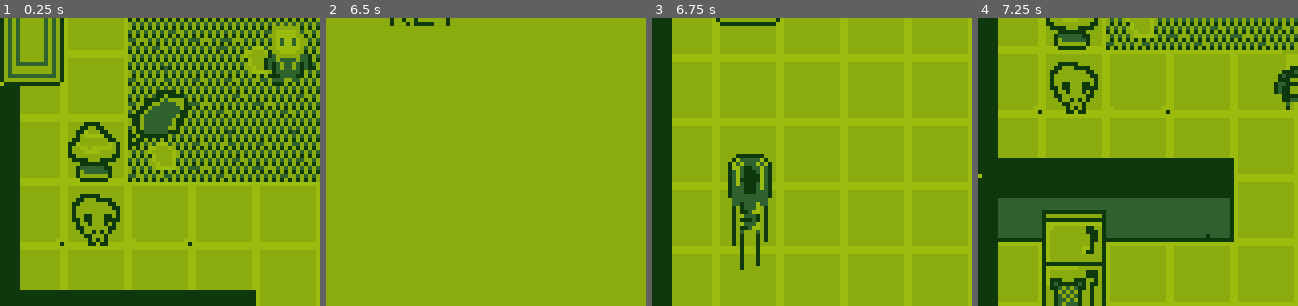
Above: before the commit, frames 1-4 (left to right).
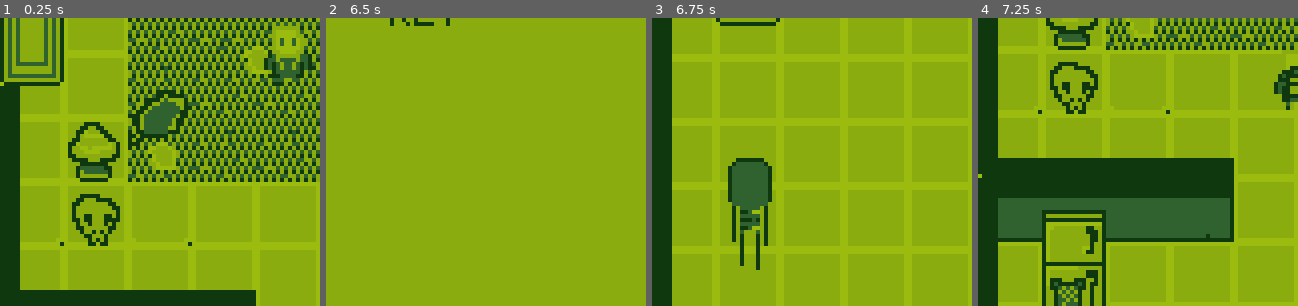
Above: after the commit, the same moments.

Repository: Ewen-C/Just_Borrowing
Game: Godot game, scene res://scenes/main.tscn
Two runs of this game, one before a commit and one after it. Both use one fixed random seed, a clock stepped at 60 frames per second and the inputs below.
Inputs:
- Up to frame 1 (0.25 s): no input
- Up to frame 2 (6.5 s): tap Enter at 0.5 s; hold Right (move_right) 0.53-1.28 s; tap J (action_a) every 1.5 s from 0.6 to 5.1 s; tap Ctrl (action_start) at 1.25, 1.35, 2.85, 3.5, 4.35, 5, 5.85 s; hold S (move_down) 1.28-2.03 s; hold Right (move_right) 2.03-2.78 s; hold Up (move_up) 2.78-3.53 s; hold Left (move_left) 3.53-5.03 s; hold S (move_down) 5.03-5.78 s; hold Right (move_right) from 5.78 s (still down)
- Up to frame 3 (6.75 s): tap Ctrl (action_start) at 6.5 s; release Right (move_right) at 6.53 s; hold Up (move_up) from 6.53 s (still down); tap J (action_a) at 6.6 s
- Up to frame 4 (7.25 s): keep holding Up (move_up)
The pictures show only the part of the screen within x 0-50%, y 49-99%; the shares and areas given below are measured in that part.

Frames 1-2 are identical in both runs. In frame 3, 1.2% of the frame differs, in the area x 23-38%, y 47-88%; in frame 4, nothing differs.

Commit message:
Fixed enemy walk animation, added logo

Diff:
--- a/project.godot
+++ b/project.godot
@@ -10,14 +10,15 @@
 
 [application]
 
-config/name="Monster's Dinner"
-config/description="Nom nom nom"
-config/version="0.1"
+config/name="Just Borrowing"
+config/version="0.5"
 run/main_scene="res://scenes/main.tscn"
 config/features=PackedStringArray("4.3", "GL Compatibility")
 run/max_fps=30
 boot_splash/bg_color=Color(0.12549, 0.223529, 0.105882, 1)
-config/icon="res://assets/game_icon/icon.svg"
+boot_splash/image="res://assets/sprites/Pictures/logo.png"
+boot_splash/use_filter=false
+config/icon="res://assets/sprites/Pictures/logo.png"
 
 [autoload]
 
--- a/scenes/enemy.tscn
+++ b/scenes/enemy.tscn
@@ -43,17 +43,17 @@
 atlas = ExtResource("1_xkmif")
 region = Rect2(32, 32, 16, 32)
 
-[sub_resource type="AtlasTexture" id="AtlasTexture_y3upy"]
+[sub_resource type="AtlasTexture" id="AtlasTexture_a7fes"]
 atlas = ExtResource("1_xkmif")
-region = Rect2(0, 62, 16, 31)
+region = Rect2(0, 64, 16, 32)
 
-[sub_resource type="AtlasTexture" id="AtlasTexture_8xlcd"]
+[sub_resource type="AtlasTexture" id="AtlasTexture_22xvj"]
 atlas = ExtResource("1_xkmif")
-region = Rect2(16, 62, 16, 31)
+region = Rect2(16, 64, 16, 32)
 
-[sub_resource type="AtlasTexture" id="AtlasTexture_ud304"]
+[sub_resource type="AtlasTexture" id="AtlasTexture_0ifl1"]
 atlas = ExtResource("1_xkmif")
-region = Rect2(32, 62, 16, 31)
+region = Rect2(32, 64, 16, 32)
 
 [sub_resource type="SpriteFrames" id="SpriteFrames_dddxk"]
 animations = [{
@@ -101,13 +101,13 @@
 }, {
 "frames": [{
 "duration": 1.0,
-"texture": SubResource("AtlasTexture_y3upy")
+"texture": SubResource("AtlasTexture_a7fes")
 }, {
 "duration": 1.0,
-"texture": SubResource("AtlasTexture_8xlcd")
+"texture": SubResource("AtlasTexture_22xvj")
 }, {
 "duration": 1.0,
-"texture": SubResource("AtlasTexture_ud304")
+"texture": SubResource("AtlasTexture_0ifl1")
 }],
 "loop": true,
 "name": &"Walk_Up",
@@ -131,7 +131,9 @@
 
 [node name="AnimatedSprite2D" type="AnimatedSprite2D" parent="."]
 sprite_frames = SubResource("SpriteFrames_dddxk")
-animation = &"Lose"
+animation = &"Walk_Up"
+frame = 1
+frame_progress = 0.542446
 
 [node name="RayCast2D" type="RayCast2D" parent="."]
 position = Vector2(0, 8)
--- a/scripts/enemy.gd
+++ b/scripts/enemy.gd
@@ -41,7 +41,7 @@
 	else :
 		movement_direction.y = 1 if player_direction.y > 0 else -1
 		movement_direction.x = 0
-		animated_sprite.play("Walk_Up") if player_direction.y > 0 else animated_sprite.play("Walk_Down")
+		animated_sprite.play("Walk_Down") if player_direction.y > 0 else animated_sprite.play("Walk_Up")
 
 	start_movement_position = position
 	is_moving = true
Binary file changed: assets/sprites/Enemy/enemy.png
Binary file added: assets/sprites/Pictures/logo.png
Not shown, added: assets/sprites/Pictures/logo.png.import
